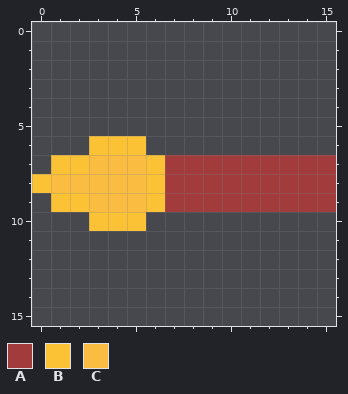
File history of a pixel-art file, Assets/Sprites/Hose.aseprite. Above is the file before it was changed.
16x16 pixels, 1 frame. Colours within 5 levels of each other are drawn and written as one.
Palette (. is transparent): A #a23c3c  B #fbc236  C #fabc41
The same view after the edit:
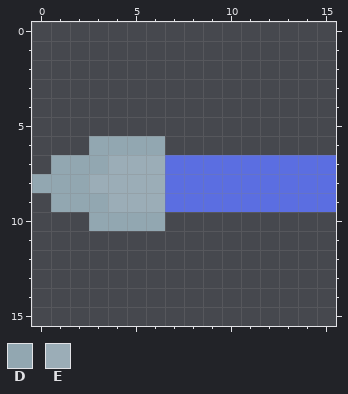
Colours new in this view: D #92a7b1  E #9badb7
The exact change:
colour A: #a23c3c -> #5b6ee1
y 6: x 3..6 BBB. -> DDDD
y 7: x 1..6 BBCCCB -> DDDEEE
y 8: x 0..6 BCCCCCB -> DDDEEEE
y 9: x 1..6 BBCCCB -> DDDEEE
y 10: x 3..6 BBB. -> DDDD
Boxes around the changes in both pictures, in picture pixels (x1, y1, x2, y2):
changed: (32, 136, 336, 231)
